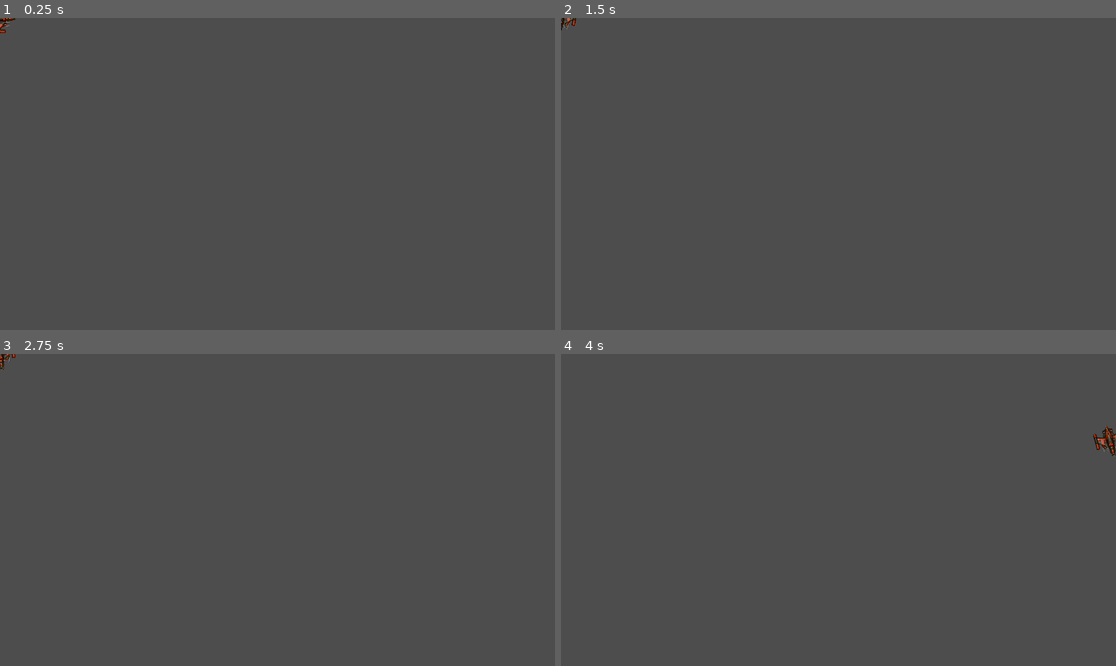
Above: before the commit, frames 1-4 (two rows, left to right).
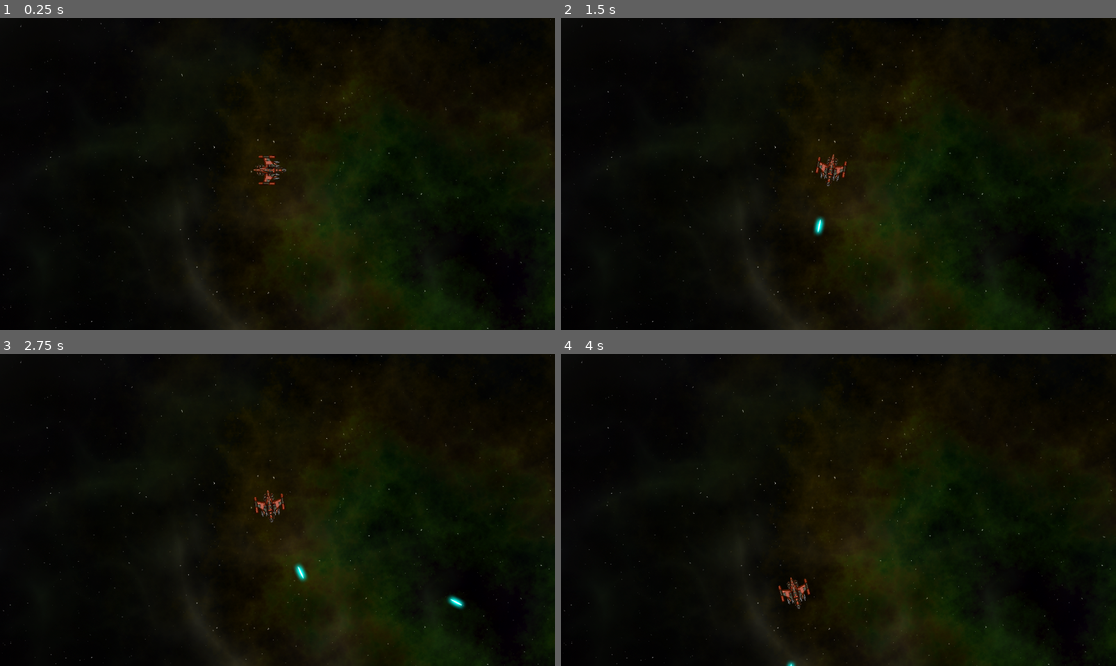
Above: after the commit, the same moments.

Repository: ulfben/space-rocks
Game: Godot game, scene res://main.tscn
Same seed, same stepped clock (60 frames per second), same inputs: the game is played once before the commit and once after it. Before the commit the project starts from res://player.tscn.
Inputs:
- Up to frame 1 (0.25 s): no input
- Up to frame 2 (1.5 s): tap Enter at 0.5 s; hold D (rotate_right) 0.53-1.28 s; hold Space (shoot) 0.53-1.28 s; hold A (rotate_left) from 1.28 s (still down); tap Space (shoot) at 1.35 s
- Up to frame 3 (2.75 s): release A (rotate_left) at 2.03 s; hold D (rotate_right) from 2.03 s (still down); hold Space (shoot) from 2.03 s (still down)
- Up to frame 4 (4 s): release D (rotate_right) at 2.78 s; release Space (shoot) at 2.78 s; hold Up (thrust) 2.78-3.53 s; tap Space (shoot) at 2.85 s; hold A (rotate_left) from 3.53 s (still down); hold Space (shoot) from 3.53 s (still down)

The runs differ from the first frame. In frame 1, 100% of the frame differs, in the area x 0-100%, y 0-100%; in frame 2, 100%; in frame 3, 100%; in frame 4, 100%.

Commit message:
Adding main scene, shooting mechanic

Diff:
--- /dev/null
+++ b/main.tscn
@@ -0,0 +1,13 @@
+[gd_scene load_steps=3 format=3 uid="uid://mgf0i64bd1p4"]
+
+[ext_resource type="Texture2D" uid="uid://8qckas21n6bq" path="res://assets/space_background.png" id="1_hv178"]
+[ext_resource type="PackedScene" uid="uid://bhyuycdxuetmp" path="res://player.tscn" id="2_lg6yp"]
+
+[node name="Main" type="Node"]
+
+[node name="Background" type="Sprite2D" parent="."]
+texture = ExtResource("1_hv178")
+centered = false
+
+[node name="Player" parent="." instance=ExtResource("2_lg6yp")]
+position = Vector2(560, 316)
--- a/player.gd
+++ b/player.gd
@@ -69,4 +69,4 @@
 
 
 func _on_gun_cooldown_timeout() -> void:
-	can_shoot = false
+	can_shoot = true
--- a/project.godot
+++ b/project.godot
@@ -11,7 +11,7 @@
 [application]
 
 config/name="Space Rocks"
-run/main_scene="res://player.tscn"
+run/main_scene="res://main.tscn"
 config/features=PackedStringArray("4.3", "GL Compatibility")
 config/icon="res://icon.svg"
 
